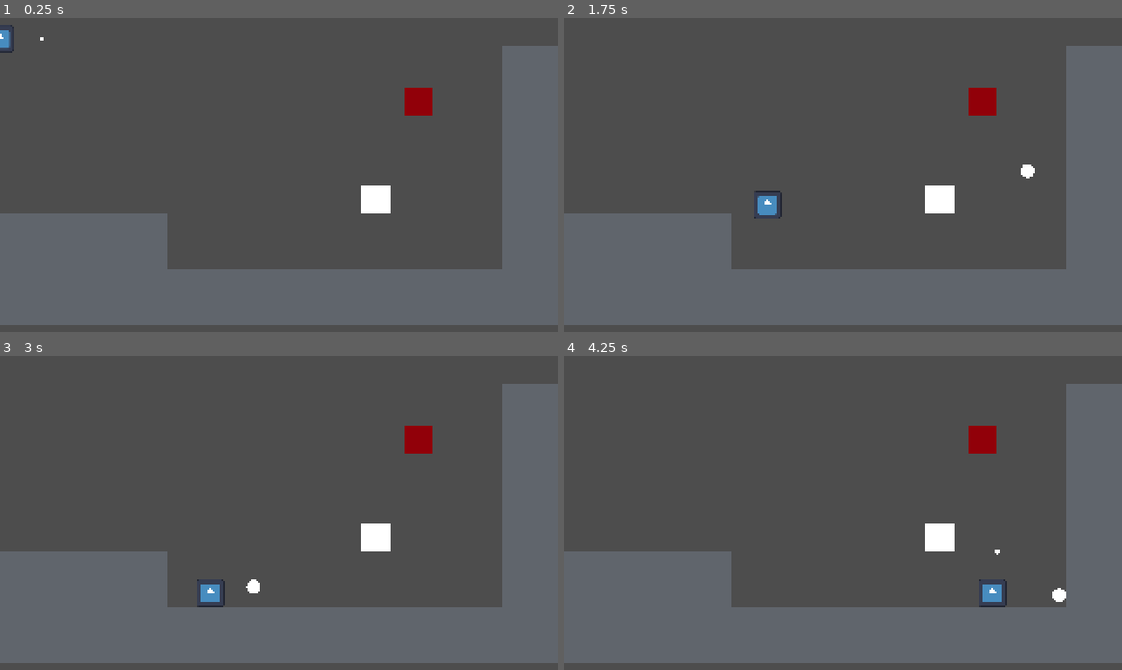
Above: before the commit, frames 1-4 (two rows, left to right).
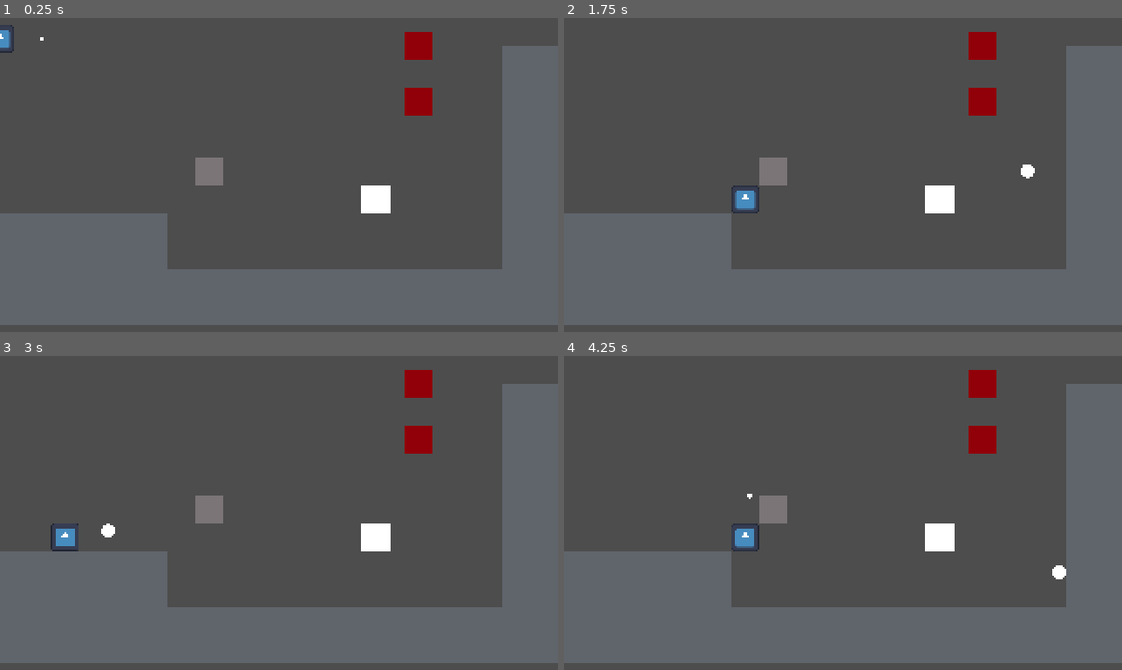
Above: after the commit, the same moments.

Repository: Borrow-Game/game-godot
Game: Godot game, scene res://physics_sample_scene.tscn
Same seed, same stepped clock (60 frames per second), same inputs: the game is played once before the commit and once after it. The project has no main scene, so this scene is started directly. The engine's default icon, where the game draws it, is replaced by a stand-in: a white triangle on a blue panel in a dark square.
Inputs:
- Up to frame 1 (0.25 s): no input
- Up to frame 2 (1.75 s): tap Enter (ui_accept) at 0.5, 0.77, 1.52 s; hold Shift (shoot bow) 0.53-1.28 s; hold Right (ui_right) from 0.53 s (still down); tap Shift (shoot bow) at 1.35 s
- Up to frame 3 (3 s): release Right (ui_right) at 2.03 s; hold Left (ui_left) 2.03-2.78 s; hold Shift (shoot bow) 2.03-2.78 s; hold Right (ui_right) from 2.78 s (still down); tap Shift (shoot bow) at 2.85 s
- Up to frame 4 (4.25 s): keep holding Right (ui_right); tap Enter (ui_accept) at 3.02, 3.77 s; hold Shift (shoot bow) from 3.53 s (still down)

The runs differ from the first frame. In frame 1, 0.9% of the frame differs, in the area x 35-78%, y 4-54%; in frame 2, 1.4%; in frame 3, 1.6%; in frame 4, 1.6%, in the area x 30-90%, y 4-80%.

Commit message:
feat: moving-blocks

Diff:
--- /dev/null
+++ b/moving_block.gd
@@ -0,0 +1,23 @@
+extends StaticBody2D
+
+@export var aim_position: Vector2 = Vector2(0, 0)
+@export var move_time: float = 1
+
+@onready var start_position = self.position
+
+var task = "idle" #idle: nothing to move, moving_to: moving to aim_position
+var deltas_count = 0 #used to determine when th time has passed
+
+func trigger() -> void:
+	task = "moving_to"
+	deltas_count = 0
+
+func _physics_process(delta: float) -> void:
+	if task == "moving_to":
+		if delta + deltas_count < move_time:
+			var distance = Vector2(aim_position-start_position)
+			self.position += Vector2(delta/move_time * distance.x,delta/move_time * distance.y)
+			deltas_count += delta
+		else:
+			self.position = aim_position
+			task = "idle"
--- /dev/null
+++ b/moving_block.tscn
@@ -0,0 +1,22 @@
+[gd_scene load_steps=4 format=3 uid="uid://ylta7hm7dobh"]
+
+[ext_resource type="Script" path="res://moving_block.gd" id="1_2ou52"]
+
+[sub_resource type="RectangleShape2D" id="RectangleShape2D_vh6jp"]
+size = Vector2(16, 16)
+
+[sub_resource type="QuadMesh" id="QuadMesh_lte0d"]
+
+[node name="moving_block" type="StaticBody2D"]
+position = Vector2(120, 88)
+script = ExtResource("1_2ou52")
+aim_position = Vector2(64, 64)
+move_time = 0.25
+
+[node name="moving_block_hitbox" type="CollisionShape2D" parent="."]
+shape = SubResource("RectangleShape2D_vh6jp")
+
+[node name="moving_block_texture" type="MeshInstance2D" parent="."]
+modulate = Color(0.482353, 0.458824, 0.466667, 1)
+scale = Vector2(16, 16)
+mesh = SubResource("QuadMesh_lte0d")
--- a/physics_sample_scene.tscn
+++ b/physics_sample_scene.tscn
@@ -1,9 +1,10 @@
-[gd_scene load_steps=5 format=3 uid="uid://n8wv5nrlv2ub"]
+[gd_scene load_steps=6 format=3 uid="uid://n8wv5nrlv2ub"]
 
 [ext_resource type="PackedScene" uid="uid://lb07788bxve4" path="res://physics_sample_block.tscn" id="1_gdt6k"]
 [ext_resource type="PackedScene" uid="uid://dfj3ask0ne44o" path="res://player_character.tscn" id="2_ycyjp"]
 [ext_resource type="PackedScene" uid="uid://dcf28kdusjeiu" path="res://target_block.tscn" id="3_22fh5"]
 [ext_resource type="PackedScene" uid="uid://qmyh4mqlderv" path="res://target_linking_demo_block.tscn" id="4_tj1qj"]
+[ext_resource type="PackedScene" uid="uid://ylta7hm7dobh" path="res://moving_block.tscn" id="5_b1fxg"]
 
 [node name="scene" type="Node2D"]
 
@@ -72,3 +73,10 @@
 [node name="target_linking_demo_block" parent="." instance=ExtResource("4_tj1qj")]
 position = Vector2(215.75, 104.25)
 scale = Vector2(16.5, 16.5)
+
+[node name="moving_block" parent="." instance=ExtResource("5_b1fxg")]
+aim_position = Vector2(192, 64)
+
+[node name="target_block2" parent="." node_paths=PackedStringArray("triggered_note") instance=ExtResource("3_22fh5")]
+position = Vector2(240, 16)
+triggered_note = NodePath("../moving_block")
